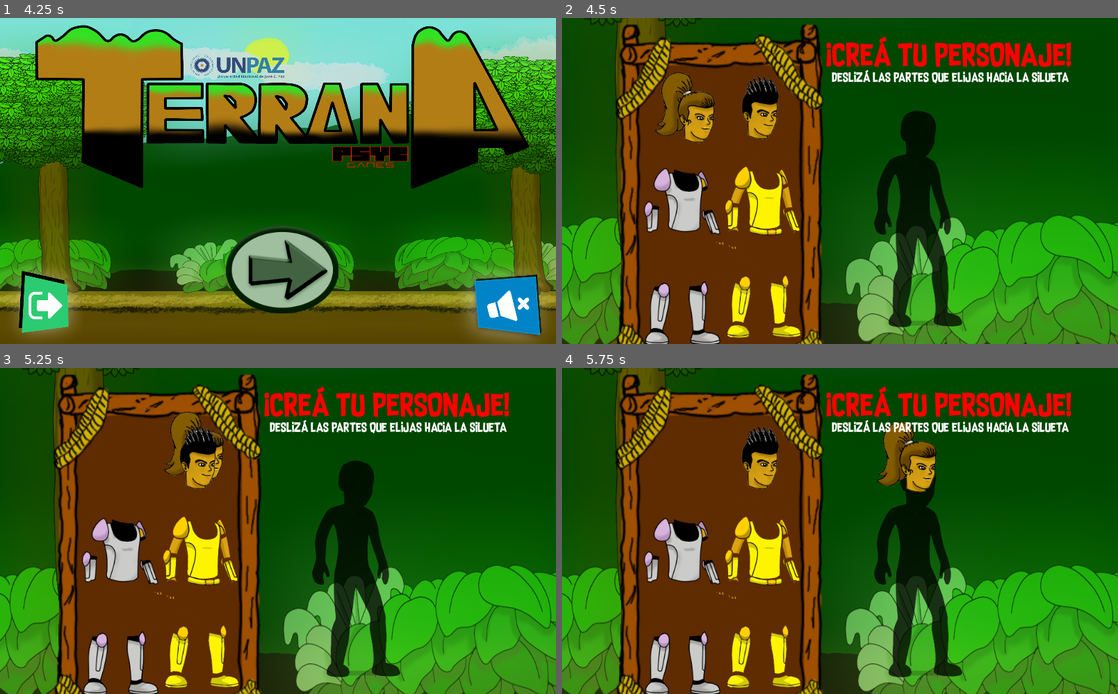
Above: before the commit, frames 1-4 (two rows, left to right).
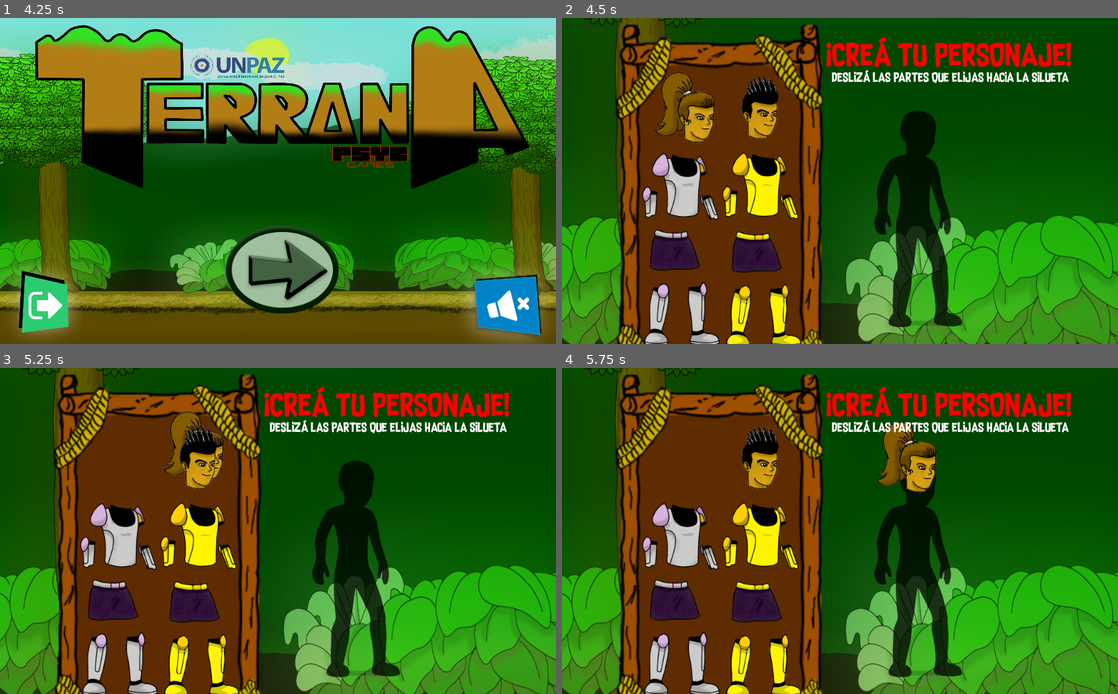
Above: after the commit, the same moments.

Repository: joelyo1996/nutriciber
Game: Godot game, scene res://Escenas/SegundoMenu/SegundoMenu.tscn
Same seed, same stepped clock (60 frames per second), same inputs: the game is played once before the commit and once after it.
Inputs (mouse positions are in pixels of both pictures, inside the frame that each line leads up to):
- Up to frame 1 (4.25 s): click (511, 301) at 0.5 s; tap Enter at 1.25, 2.75 s; move the mouse to (400, 164) at 1.27 s; press the mouse at (400, 164) at 1.28 s; hold Right (ui_right) 1.28-2 s; tap Up (ui_up) at 1.52 s; release the mouse at (400, 164) at 2 s; tap Space at 2, 3.5 s; drag from (166, 197) to (250, 246) at 2.02 s; move the mouse to (333, 109) at 2.77 s; press the mouse at (333, 109) at 2.78 s; hold Left (ui_left) 2.78-3.5 s; release the mouse at (333, 109) at 3.5 s; drag from (250, 246) to (111, 132) at 3.52 s
- Up to frame 2 (4.5 s): tap Enter at 4.25 s; move the mouse to (1006, 229) at 4.27 s; press the mouse at (1006, 229) at 4.28 s; hold Right (ui_right) from 4.28 s (still down)
- Up to frame 3 (5.25 s): tap Up (ui_up) at 4.52 s; release Right (ui_right) at 5 s; release the mouse at (444, 579) at 5 s; tap Space at 5 s; drag from (127, 462) to (350, 478) at 5.02 s
- Up to frame 4 (5.75 s): no input

Frame 1 is identical in both runs. In frame 2, 7.1% of the frame differs, in the area x 14-43%, y 41-100%; in frame 3, 7.1%; in frame 4, 7.1%.

Commit message:
menu_personalizacion
arreglo sprite

Diff:
--- a/Escenas/ElegirPersonaje/ElegirPersonaje.tscn
+++ b/Escenas/ElegirPersonaje/ElegirPersonaje.tscn
@@ -7,13 +7,13 @@
 [ext_resource path="res://Escenas/ElegirPersonaje/sorbete1.gd" type="Script" id=5]
 [ext_resource path="res://Asset/PersonalisarPersonaje/head_idle2.png" type="Texture" id=6]
 [ext_resource path="res://Escenas/ElegirPersonaje/sorbete3.gd" type="Script" id=7]
-[ext_resource path="res://Asset/PersonalisarPersonaje/plata_remera.png" type="Texture" id=8]
+[ext_resource path="res://Asset/PersonalisarPersonaje/torsoidleplata.png" type="Texture" id=8]
 [ext_resource path="res://Escenas/ElegirPersonaje/sorbete6.gd" type="Script" id=9]
-[ext_resource path="res://Asset/PersonalisarPersonaje/remera_oro.png" type="Texture" id=10]
+[ext_resource path="res://Asset/PersonalisarPersonaje/torsoidleoro.png" type="Texture" id=10]
 [ext_resource path="res://Escenas/ElegirPersonaje/sorbete8.gd" type="Script" id=11]
-[ext_resource path="res://Asset/PersonalisarPersonaje/plata_pantalones.png" type="Texture" id=12]
+[ext_resource path="res://Asset/PersonalisarPersonaje/piernaplataidle.png" type="Texture" id=12]
 [ext_resource path="res://Escenas/ElegirPersonaje/sorbete7.gd" type="Script" id=13]
-[ext_resource path="res://Asset/PersonalisarPersonaje/pantalon_oro.png" type="Texture" id=14]
+[ext_resource path="res://Asset/PersonalisarPersonaje/piernasidleoro.png" type="Texture" id=14]
 [ext_resource path="res://Escenas/ElegirPersonaje/sorbete9.gd" type="Script" id=15]
 [ext_resource path="res://Asset/UI/boton_der.png" type="Texture" id=16]
 [ext_resource path="res://Asset/UI/Fuente.ttf" type="DynamicFontData" id=17]
@@ -47,7 +47,7 @@
 extents = Vector2( 18.1822, 27.0292 )
 
 [sub_resource type="RectangleShape2D" id=10]
-extents = Vector2( 66.4169, 61.4103 )
+extents = Vector2( 56.3307, 107.441 )
 
 [sub_resource type="Animation" id=11]
 tracks/0/type = "value"
@@ -203,7 +203,7 @@
 shape = SubResource( 5 )
 
 [node name="sorbete6" type="Sprite" parent="."]
-position = Vector2( 218.047, 361.407 )
+position = Vector2( 218.047, 334.2 )
 texture = ExtResource( 8 )
 script = ExtResource( 9 )
 __meta__ = {
@@ -222,7 +222,7 @@
 shape = SubResource( 7 )
 
 [node name="sorbete8" type="Sprite" parent="."]
-position = Vector2( 372.087, 449.063 )
+position = Vector2( 382.358, 327.241 )
 texture = ExtResource( 10 )
 script = ExtResource( 11 )
 __meta__ = {
@@ -230,21 +230,21 @@
 }
 
 [node name="Area2D" type="Area2D" parent="sorbete8"]
-position = Vector2( -4.52209, -91.9477 )
+position = Vector2( -18.738, 2.39431 )
 
 [node name="CollisionShape2D" type="CollisionShape2D" parent="sorbete8/Area2D"]
 position = Vector2( 4.91095, -19.6438 )
 shape = SubResource( 6 )
 
 [node name="Area2D2" type="Area2D" parent="sorbete8"]
-position = Vector2( 1.50745, -105.514 )
+position = Vector2( -10.1237, -8.58727 )
 
 [node name="CollisionShape2D" type="CollisionShape2D" parent="sorbete8/Area2D2"]
 position = Vector2( -1.50732, -6.02939 )
 shape = SubResource( 7 )
 
 [node name="sorbete7" type="Sprite" parent="."]
-position = Vector2( 180.264, 481.195 )
+position = Vector2( 205.907, 497.384 )
 texture = ExtResource( 12 )
 script = ExtResource( 13 )
 __meta__ = {
@@ -252,19 +252,21 @@
 }
 
 [node name="Area2D" type="Area2D" parent="sorbete7"]
+position = Vector2( -15.5083, -10.3389 )
 
 [node name="CollisionShape2D" type="CollisionShape2D" parent="sorbete7/Area2D"]
 position = Vector2( 27.1322, 10.5514 )
 shape = SubResource( 8 )
 
 [node name="Area2D2" type="Area2D" parent="sorbete7"]
+position = Vector2( -25.8471, -5.16943 )
 
 [node name="CollisionShape2D" type="CollisionShape2D" parent="sorbete7/Area2D2"]
 position = Vector2( 34.6688, -4.52203 )
 shape = SubResource( 9 )
 
 [node name="sorbete9" type="Sprite" parent="."]
-position = Vector2( 350.823, 542.18 )
+position = Vector2( 356.333, 506.946 )
 texture = ExtResource( 14 )
 script = ExtResource( 15 )
 __meta__ = {
@@ -272,12 +274,14 @@
 }
 
 [node name="Area2D" type="Area2D" parent="sorbete9"]
+position = Vector2( -10.3389, -1.29236 )
 
 [node name="CollisionShape2D" type="CollisionShape2D" parent="sorbete9/Area2D"]
 position = Vector2( 24.1174, -6.02936 )
 shape = SubResource( 10 )
 
 [node name="Area2D2" type="Area2D" parent="sorbete9"]
+position = Vector2( -24.5547, -2.58472 )
 
 [node name="CollisionShape2D" type="CollisionShape2D" parent="sorbete9/Area2D2"]
 position = Vector2( 34.6688, -4.52203 )
@@ -285,10 +289,10 @@
 
 [node name="Avanzar" type="TextureButton" parent="."]
 modulate = Color( 1, 1, 1, 0 )
-margin_left = 781.156
-margin_top = 3.89607
-margin_right = 1257.16
-margin_bottom = 417.896
+margin_left = 786.43
+margin_top = 387.159
+margin_right = 1262.43
+margin_bottom = 801.159
 rect_scale = Vector2( 0.5, 0.5 )
 texture_normal = ExtResource( 16 )
 
--- a/Escenas/ElegirPersonaje/sorbete7.gd
+++ b/Escenas/ElegirPersonaje/sorbete7.gd
@@ -4,7 +4,7 @@
 # var a = 2
 var fin = true
 var is_inside = false
-const posicion =Vector2(632.205,442.235)
+const posicion =Vector2(655,460)
 var mauseIn = false
 var a = true
 # Called when the node enters the scene tree for the first time.
--- a/Escenas/ElegirPersonaje/sorbete8.gd
+++ b/Escenas/ElegirPersonaje/sorbete8.gd
@@ -4,7 +4,7 @@
 # var a = 2
 var fin = true
 var is_inside = false
-const posicion =Vector2(650.654,433.479)
+const posicion =Vector2(660,330)
 var mauseIn = false
 var a = true
 # Called when the node enters the scene tree for the first time.
--- a/Escenas/ElegirPersonaje/sorbete9.gd
+++ b/Escenas/ElegirPersonaje/sorbete9.gd
@@ -4,7 +4,7 @@
 # var a = 2
 var fin = true
 var is_inside = false
-const posicion =Vector2(644.973,520.752)
+const posicion =Vector2(655,465)
 var mauseIn = false
 var a = true
 # Called when the node enters the scene tree for the first time.
Binary file added: Asset/PersonalisarPersonaje/piernaplataidle.png
Not shown, added: Asset/PersonalisarPersonaje/piernaplataidle.png.import
Binary file added: Asset/PersonalisarPersonaje/piernasidleoro.png
Not shown, added: Asset/PersonalisarPersonaje/piernasidleoro.png.import
Binary file added: Asset/PersonalisarPersonaje/torsoidleoro.png
Not shown, added: Asset/PersonalisarPersonaje/torsoidleoro.png.import
Binary file added: Asset/PersonalisarPersonaje/torsoidleplata.png
Not shown, added: Asset/PersonalisarPersonaje/torsoidleplata.png.import
Not shown: 4 places in Escenas/SegundoMenu/SegundoMenu.tscn that only renumber resources
